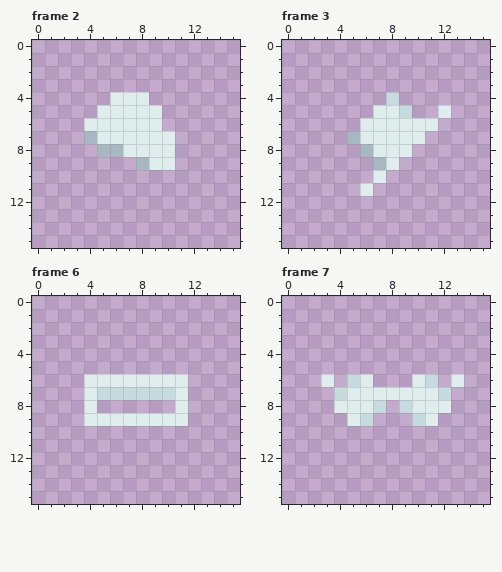
Two versions of one pixel-art file, public/assets/graphics/snek-wearable-icons.ase. That is the earlier state.
16x16 pixels, 23 frames. Shown: frame 2, frame 3, frame 6, frame 7. The commit also changed other frames, which this record leaves out.
The same view after the edit:
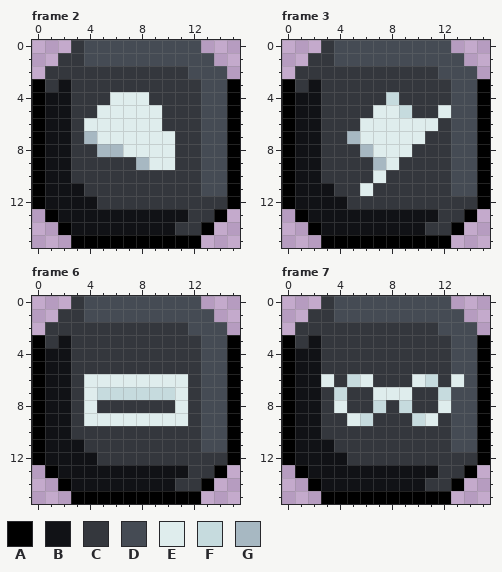
Palette (. is transparent): A #000000  B #111216  C #34373d  D #454b54  E #dfeded  F #c6dbde  G #a7b8c2
Commit: add wearables menu
Diff:
layer "button-bg" now shown
Frame 2, layer "button-bg":
y 0: x 3..12 .......... -> CDDDDDDDDD
y 1: x 2..13 ............ -> CCDDDDDDDDDD
y 2: x 1..14 .............. -> CCCCCCCCCCCDDD
y 3: x 0..15 ................ -> ACBCCCCCCCCCCDDA
y 4: x 0..5 ...... -> ABBCCC; x 9..15 ....... -> CCCCDDA
y 5: x 0..4 ..... -> ABBCC; x 10..15 ...... -> CCCDDA
y 6: x 0..3 .... -> ABBC; x 10..15 ...... -> CCCDDA
y 7: x 0..3 .... -> ABBC; x 11..15 ..... -> CCDDA
y 8: x 0..4 ..... -> ABBCC; x 11..15 ..... -> CCDDA
y 9: x 0..7 ........ -> ABBCCCCC; x 11..15 ..... -> CCDDA
y 10: x 0..15 ................ -> ABBCCCCCCCCCCDDA
y 11: x 0..15 ................ -> ABBBCCCCCCCCCDDA
y 12: x 0..15 ................ -> ABBBBCCCCCCCCCCA
y 13: x 1..14 .............. -> ABBBBBBBBBBCCA
y 14: x 2..13 ............ -> ABBBBBBBBCCA
y 15: x 3..12 .......... -> AAAAAAAAAA
Frame 3, layer "button-bg":
y 0: x 3..12 .......... -> CDDDDDDDDD
y 1: x 2..13 ............ -> CCDDDDDDDDDD
y 2: x 1..14 .............. -> CCCCCCCCCCCDDD
y 3: x 0..15 ................ -> ACBCCCCCCCCCCDDA
y 4: x 0..7 ........ -> ABBCCCCC; x 9..15 ....... -> CCCCDDA
y 5: x 0..6 ....... -> ABBCCCC; x 10..11 .. -> CC; x 13..15 ... -> DDA
y 6: x 0..5 ...... -> ABBCCC; x 12..15 .... -> CDDA
y 7: x 0..4 ..... -> ABBCC; x 11..15 ..... -> CCDDA
y 8: x 0..5 ...... -> ABBCCC; x 10..15 ...... -> CCCDDA
y 9: x 0..6 ....... -> ABBCCCC; x 9..15 ....... -> CCCCDDA
y 10: x 0..6 ....... -> ABBCCCC; x 8..15 ........ -> CCCCCDDA
y 11: x 0..5 ...... -> ABBBCC; x 7..15 ......... -> CCCCCCDDA
y 12: x 0..15 ................ -> ABBBBCCCCCCCCCCA
y 13: x 1..14 .............. -> ABBBBBBBBBBCCA
y 14: x 2..13 ............ -> ABBBBBBBBCCA
y 15: x 3..12 .......... -> AAAAAAAAAA
Frame 6, layer "button-bg":
y 0: x 3..12 .......... -> CDDDDDDDDD
y 1: x 2..13 ............ -> CCDDDDDDDDDD
y 2: x 1..14 .............. -> CCCCCCCCCCCDDD
y 3: x 0..15 ................ -> ACBCCCCCCCCCCDDA
y 4..5: x 0..15 ................ -> ABBCCCCCCCCCCDDA
y 6..7: x 0..3 .... -> ABBC; x 12..15 .... -> CDDA
y 8: x 0..3 .... -> ABBC; x 5..10 ...... -> CCCCCC; x 12..15 .... -> CDDA
y 9: x 0..3 .... -> ABBC; x 12..15 .... -> CDDA
y 10: x 0..15 ................ -> ABBCCCCCCCCCCDDA
y 11: x 0..15 ................ -> ABBBCCCCCCCCCDDA
y 12: x 0..15 ................ -> ABBBBCCCCCCCCCCA
y 13: x 1..14 .............. -> ABBBBBBBBBBCCA
y 14: x 2..13 ............ -> ABBBBBBBBCCA
y 15: x 3..12 .......... -> AAAAAAAAAA
Frame 7, layers "Layer 2", "button-bg":
y 0: x 3..12 .......... -> CDDDDDDDDD
y 1: x 2..13 ............ -> CCDDDDDDDDDD
y 2: x 1..14 .............. -> CCCCCCCCCCCDDD
y 3: x 0..15 ................ -> ACBCCCCCCCCCCDDA
y 4..5: x 0..15 ................ -> ABBCCCCCCCCCCDDA
y 6: x 0..2 ... -> ABB; x 4 . -> C; x 7..9 ... -> CCC; x 12 . -> C; x 14..15 .. -> DA
y 7: x 0..3 .... -> ABBC; x 5..6 EE -> CC; x 10..11 EE -> CC; x 13..15 ... -> DDA
y 8: x 0..3 .... -> ABBC; x 5..6 EE -> CC; x 8 . -> C; x 10..11 EE -> CC; x 13..15 ... -> DDA
y 9: x 0..4 ..... -> ABBCC; x 7..9 ... -> CCC; x 12..15 .... -> CDDA
y 10: x 0..15 ................ -> ABBCCCCCCCCCCDDA
y 11: x 0..15 ................ -> ABBBCCCCCCCCCDDA
y 12: x 0..15 ................ -> ABBBBCCCCCCCCCCA
y 13: x 1..14 .............. -> ABBBBBBBBBBCCA
y 14: x 2..13 ............ -> ABBBBBBBBCCA
y 15: x 3..12 .......... -> AAAAAAAAAA
Boxes around the changes in both pictures, in picture pixels (x1, y1, x2, y2):
added: (32, 40, 240, 248)
added: (282, 40, 490, 248)
added: (32, 296, 240, 504)
changed: (282, 296, 490, 504)
